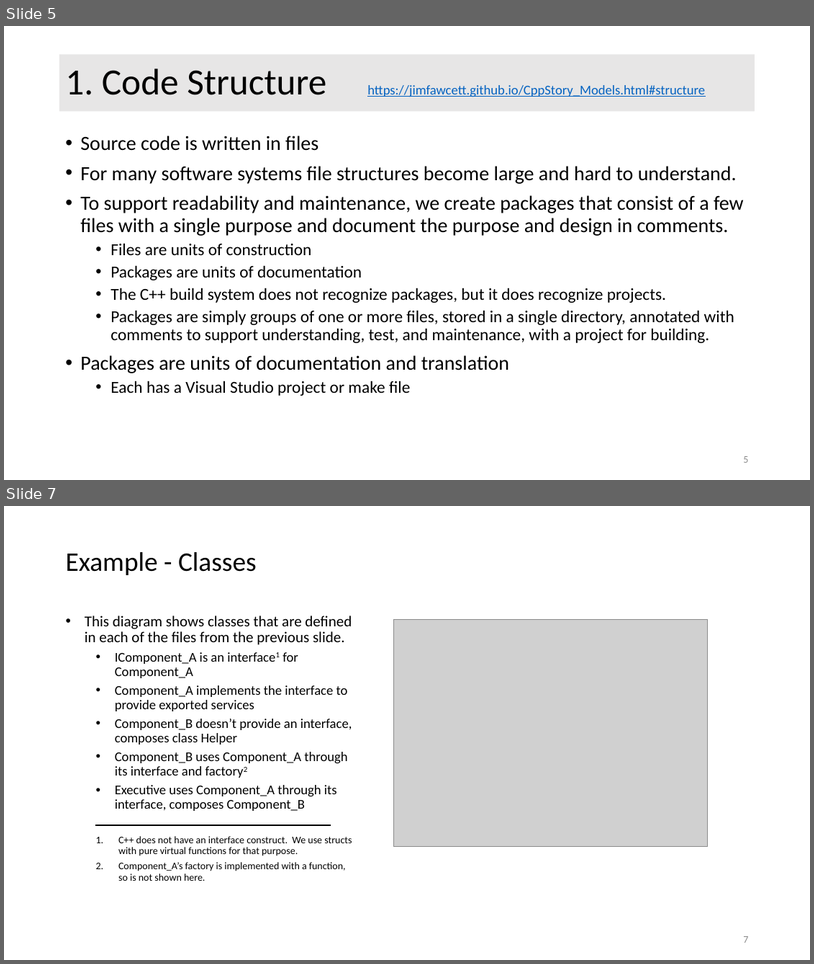
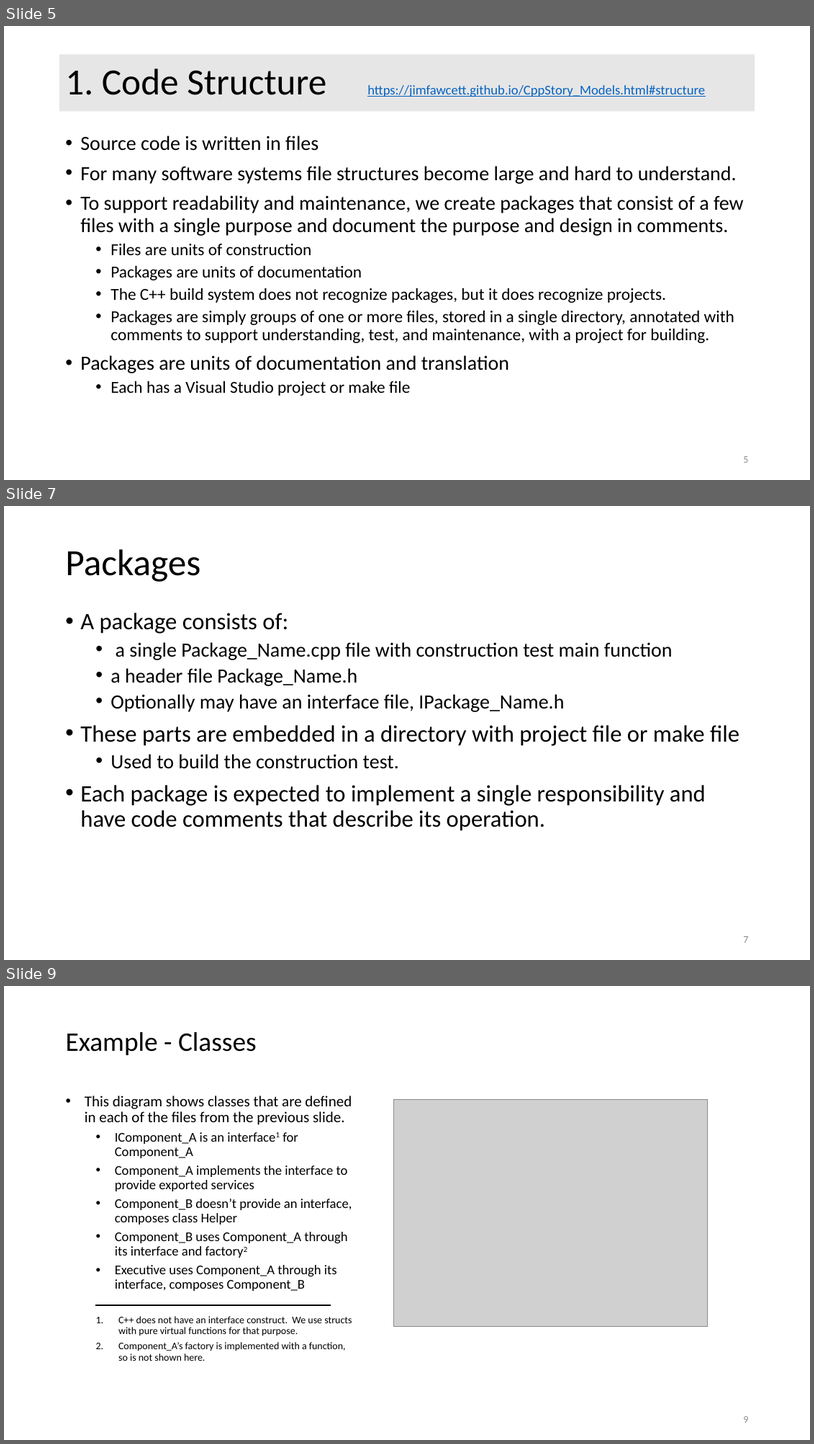
Before and after one commit to JimFawcett/JimFawcett.github.io, a slide deck: Resources/CppModels.pptx. Shown one above the other, each under a label of ours: slides 5 and 7 before the commit, slides 5, 7 and 9 after it; the slides between them are not shown. The pictures are 814x964 and 814x1444 pixels, drawn with LibreOffice and Linux fonts; fonts in the diff are those of the drawing; grey boxes stand for pictures. Boxes give left, top, right and bottom in pixels: in the first picture for what was removed or moved away, otherwise in the second. Text is boxed around its words. In the diff, an @@ line names an element or a change of style, - is before the commit and + after.

```diff
--- a/Resources/CppModels.pptx
+++ b/Resources/CppModels.pptx
@@ slide 7 added at [4,506,810,960], background #FFFFFF @@
@@ title added at [65,549,201,582], 44 pt, text #000000 @@
+Packages
@@ text added at [80,613,740,831], 28 pt, text #000000 @@
+• A package consists of:
+  • a single Package_Name.cpp file with construction test main function
+  • a header file Package_Name.h
+  • Optionally may have an interface file, IPackage_Name.h
+• These parts are embedded in a directory with project file or make file
+  • Used to build the construction test.
+• Each package is expected to implement a single responsibility and have code comments that describe its operation.
@@ page number added at [743,936,748,942], 12 pt, text #8C8C8C @@
+7
@@ what was slide 7 is now slide 9 @@
@@ page number at [743,1416,748,1422]: text changed @@
-7
+9
```
Also in this commit, not shown: 8 slides changed, 1 other slide added, 5 other files.
